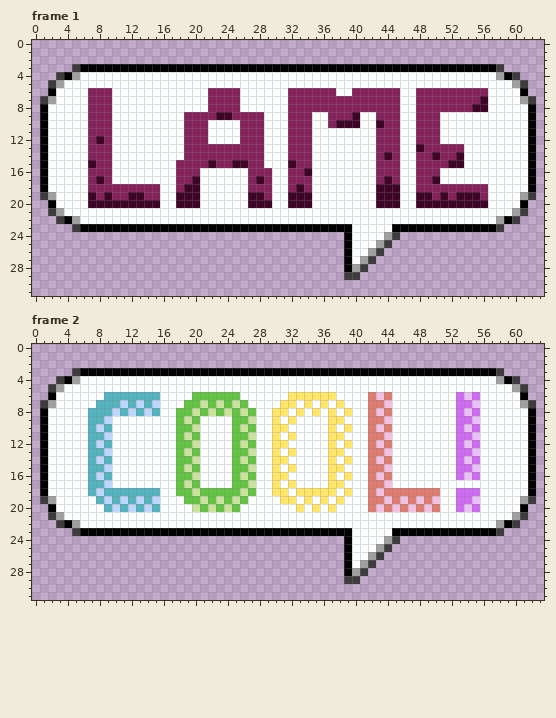
Pixel-art file, stored at assets/bubble.ase. The first picture shows the starting point.
64x32 pixels, 2 frames. Shown: frame 1, frame 2.
The result:
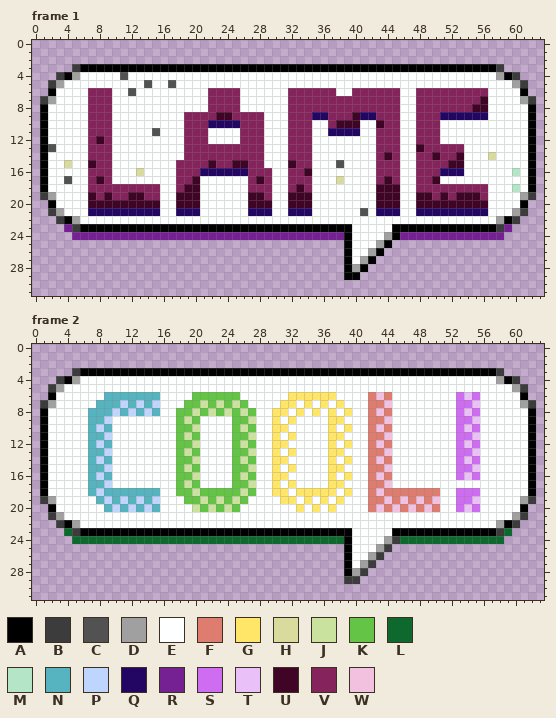
Palette (. is transparent): A #000000  B #3c3c3c  C #525252  D #a0a0a0  E #feffff  F #de7c70  G #ffe669  H #d9da9d  J #c9e29e  K #63c446  L #0e692e  M #b4e5c7  N #56b3c0  P #bed6fd  Q #230663  R #752194  S #ce6df1  T #eac0f9  U #400426  V #84235c  W #f2c1df
Edits made:
--- frame 1
@@ x 0..63 @@
  3 .....BAAAAAAAAAAAAAAAAAAAAAAAAAAAAAAAAAAAAAAAAAAAAAAAAAAAAB.....
- 4 ...BADEEEEEEEEEEEEEEEEEEEEEEEEEEEEEEEEEEEEEEEEEEEEEEEEEEEEDAB...
- 5 ..BDEEEEEEEEEEEEEEEEEEEEEEEEEEEEEEEEEEEEEEEEEEEEEEEEEEEEEEEEDB..
- 6 ..AEEEEVVVEEEEEEEEEEEEVVVVEEEEEEVVVVVVEEVVVVVVEEVVVVVVVVVEEEEA..
+ 4 ...BADEEEEECEEEEEEEEEEEEEEEEEEEEEEEEEEEEEEEEEEEEEEEEEEEEEEDAB...
+ 5 ..BDEEEEEEEEEECEECEEEEEEEEEEEEEEEEEEEEEEEEEEEEEEEEEEEEEEEEEEDB..
+ 6 ..AEEEEVVVEECEEEEEEEEEVVVVEEEEEEVVVVVVEEVVVVVVEEVVVVVVVVVEEEEA..
  7 .BDEEEEVVVEEEEEEEEEEEEVVVVEEEEEEVVVVVVVVVVVVVVEEVVVVVVVVUEEEEDB.
  8 .AEEEEEVVVEEEEEEEEEEEEVVVVEEEEEEVVVVVVVVVVVVVVEEVVVVVVVUUEEEEEA.
- 9 .AEEEEEVVVEEEEEEEEEVVVVUUVVVVEEEVVVEEVVVUEEVVVEEVVVEEEEEEEEEEEA.
-10 .AEEEEEVVVEEEEEEEEEVVVEEEEVVVEEEVVVEEVUUUEEUVVEEVVVEEEEEEEEEEEA.
-11 .AEEEEEVVVEEEEEEEEEVVVEEEEVVVEEEVVVEEEEEEEEVVVEEVVVEEEEEEEEEEEA.
+ 9 .AEEEEEVVVEEEEEEEEEVVVVUUVVVVEEEVVVQQVVVUQQVVVEEVVVQQQQQQEEEEEA.
+10 .AEEEEEVVVEEEEEEEEEVVVQQQQVVVEEEVVVEEVUUUEEUVVEEVVVEEEEEEEEEEEA.
+11 .AEEEEEVVVEEEEECEEEVVVEEEEVVVEEEVVVEEQQQQEEVVVEEVVVEEEEEEEEEEEA.
 12 .AEEEEEVUVEEEEEEEEEVVVEEEEVVVEEEVVVEEEEEEEEVVVEEVVVEEEEEEEEEEEA.
-13 .AEEEEEVVVEEEEEEEEEVVVVVVVVVVEEEVVVEEEEEEEEVVVEEUVVVVVEEEEEEEEA.
-14 .AEEEEEVVVEEEEEEEEEVVVVVVVVVVEEEVVVEEEEEEEEVUVEEVVUVVUEEEEEEEEA.
-15 .AEEEEEUVVEEEEEEEEVVVVUVVUUVVEEEUVVEEEEEEEEVVVEEVVVVUUEEEEEEEEA.
-16 .AEEEEEVVVEEEEEEEEVVVEEEEEEVVVEEVVUEEEEEEEEVVVEEVVVEEEEEEEEEEEA.
-17 .AEEEEEVUVEEEEEEEEVVUEEEEEEVUVEEVVVEEEEEEEEVUVEEVVUEEEEEEEEEEEA.
-18 .AEEEEEVVVVVVVVVEEVUUEEEEEEVVVEEVUVEEEEEEEEUUUEEVVVVVVVVVEEEEEA.
+13 .ACEEEEVVVEEEEEEEEEVVVVVVVVVVEEEVVVEEEEEEEEVVVEEUVVVVVEEEEEEEEA.
+14 .AEEEEEVVVEEEEEEEEEVVVVVVVVVVEEEVVVEEEEEEEEVUVEEVVUVVUEEEHEEEEA.
+15 .AEEHEEUVVEEEEEEEEVVVVUVVUUVVEEEUVVEEECEEEEVVVEEVVVVUUEEEEEEEEA.
+16 .AEEEEEVVVEEEHEEEEVVVQQQQQQVVVEEVVUEEEEEEEEVVVEEVVVQQQEEEEEEMEA.
+17 .AEECEEVUVEEEEEEEEVVUEEEEEEVUVEEVVVEEEHEEEEVUVEEVVUEEEEEEEEEEEA.
+18 .AEEEEEVVVVVVVVVEEVUUEEEEEEVVVEEVUVEEEEEEEEUUUEEVVVVVVVVVEEEMEA.
 19 .BDEEEEUVUVVUUVVEEUUUEEEEEEUUVEEUUUEEEEEEEEUUUEEUUVUVUUUVEEEEDB.
 20 ..AEEEEUUUUUUUUUEEUUUEEEEEEUUUEEUUUEEEEEEEEUUUEEUUUUUUUUUEEEEA..
-21 ..BDEEEEEEEEEEEEEEEEEEEEEEEEEEEEEEEEEEEEEEEEEEEEEEEEEEEEEEEEDB..
+21 ..BDEEEQQQQQQQQQEEQQQEEEEEEQQQEEQQQEEEEEECEQQQEEQQQQQQQQQEEEDB..
 22 ...BADEEEEEEEEEEEEEEEEEEEEEEEEEEEEEEEEEEEEEEEEEEEEEEEEEEEEDAB...
-23 .....BAAAAAAAAAAAAAAAAAAAAAAAAAAAAAAAAAAEEEEEAAAAAAAAAAAAAB.....
-24 .......................................AEEEEDB..................
-25 .......................................AEEEDB...................
-26 .......................................AEEDB....................
-27 .......................................AEDB.....................
-28 .......................................ADB......................
-29 .......................................BB.......................
+23 ....RBAAAAAAAAAAAAAAAAAAAAAAAAAAAAAAAAAAEEEEEAAAAAAAAAAAAABR....
+24 .....RRRRRRRRRRRRRRRRRRRRRRRRRRRRRRRRRRAEEEEDARRRRRRRRRRRRR.....
+25 .......................................AEEEDA...................
+26 .......................................AEEDA....................
+27 .......................................AEDA.....................
+28 .......................................ADA......................
+29 .......................................AA.......................
 30 ................................................................
--- frame 2
@@ x 0..63 @@
 22 ...BADEEEEEEEEEEEEEEEEEEEEEEEEEEEEEEEEEEEEEEEEEEEEEEEEEEEEDAB...
-23 .....BAAAAAAAAAAAAAAAAAAAAAAAAAAAAAAAAAAEEEEEAAAAAAAAAAAAAB.....
-24 .......................................AEEEEDB..................
+23 ....LBAAAAAAAAAAAAAAAAAAAAAAAAAAAAAAAAAAEEEEEAAAAAAAAAAAAABL....
+24 .....LLLLLLLLLLLLLLLLLLLLLLLLLLLLLLLLLLAEEEEDBLLLLLLLLLLLLL.....
 25 .......................................AEEEDB...................
